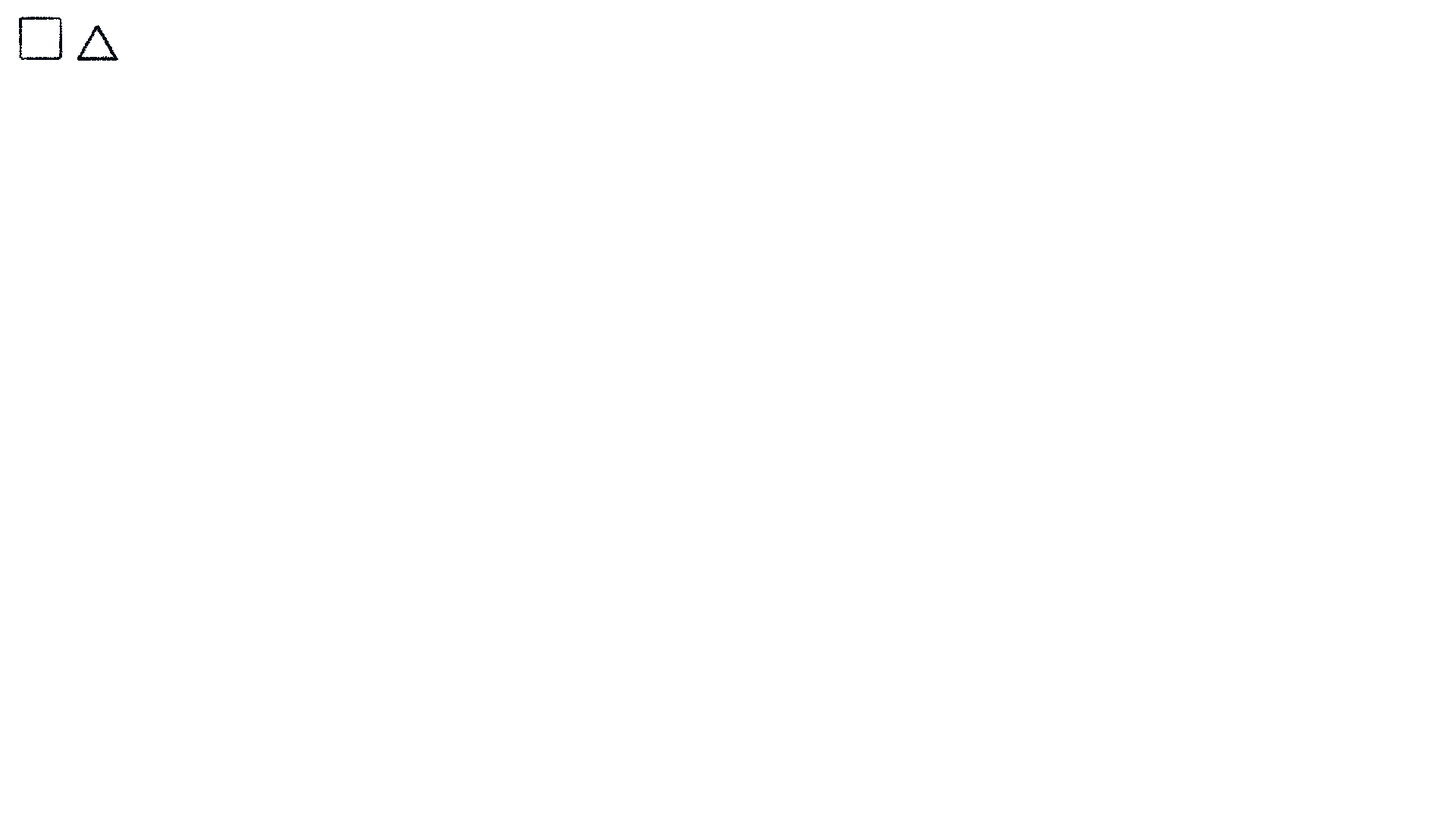
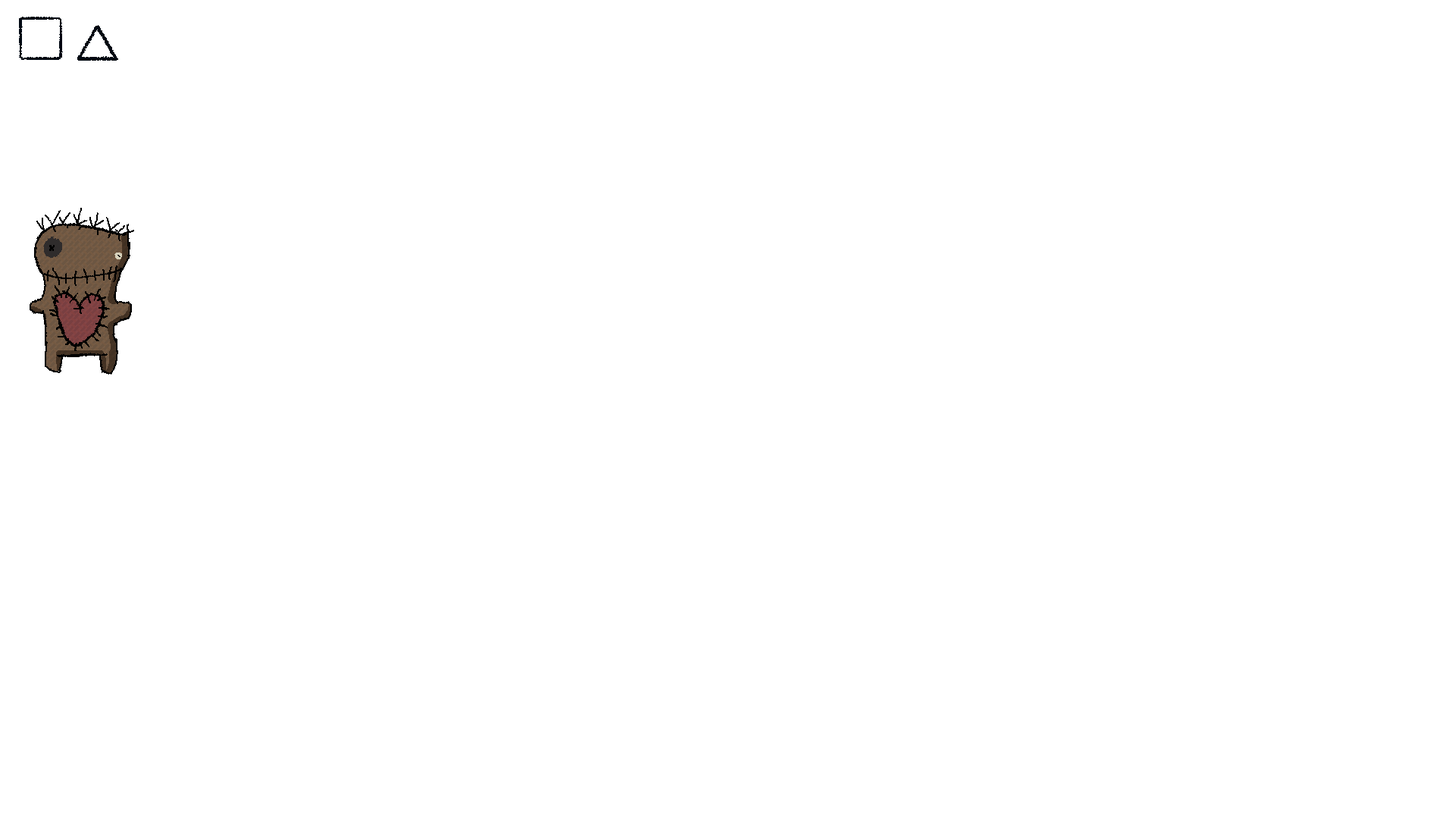
Revision of a layered w=1455, h=819 image; what changed, layer by layer:
added group "Buddy" with 4 layers above "Layer 6" over [left=29, top=207, right=135, bottom=375]
added layer "Layer 10" (overlay) in group "Buddy" over [left=49, top=285, right=110, bottom=351]
added layer "Layer 7" in group "Buddy" over [left=29, top=207, right=135, bottom=375]
added layer "Layer 9" in group "Buddy" over [left=29, top=231, right=132, bottom=375]
added layer "Layer 8" in group "Buddy" over [left=31, top=225, right=131, bottom=373]
